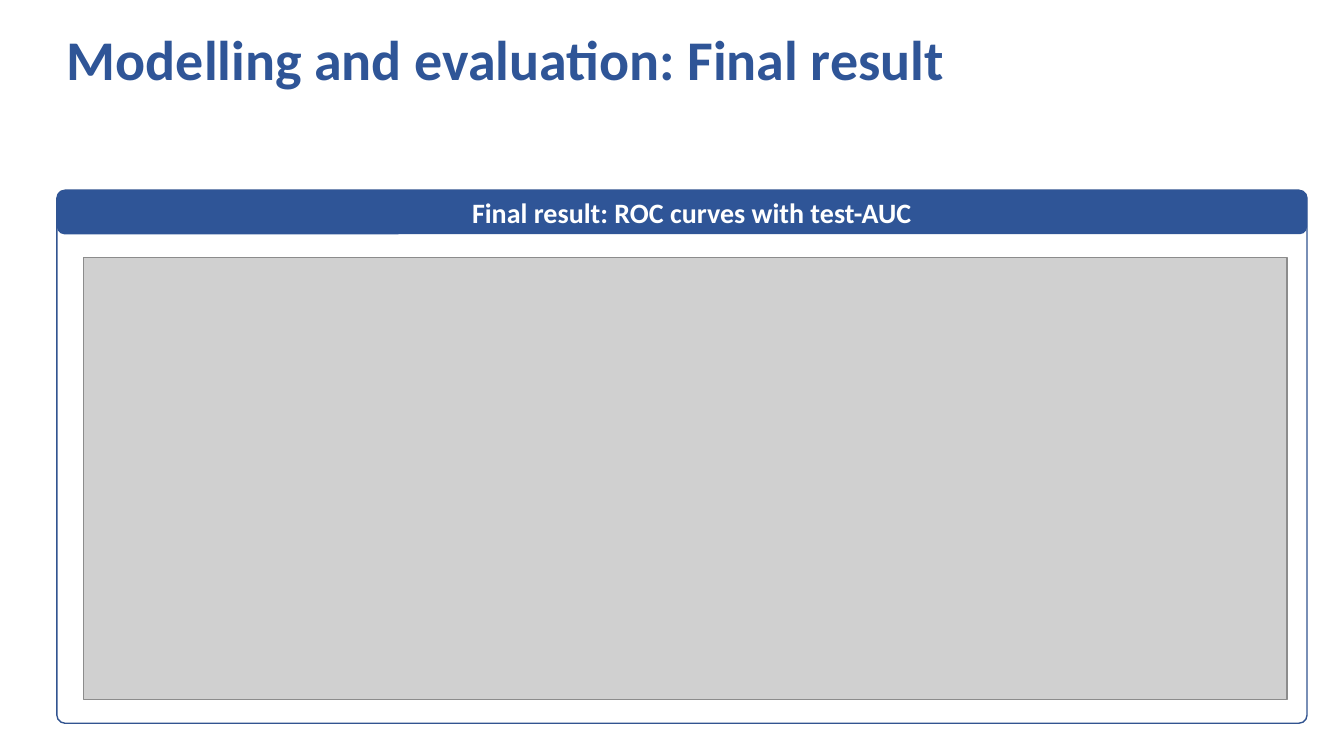
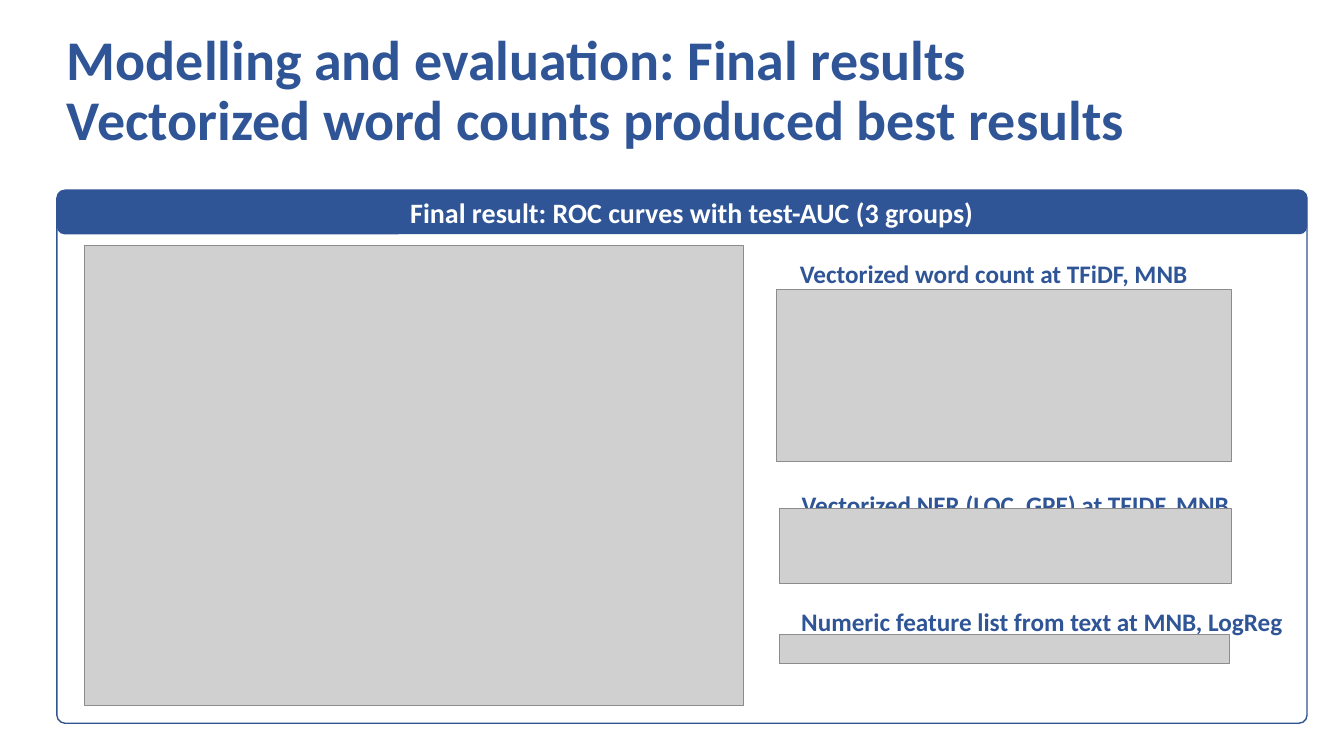
Before and after one commit to TTD-JPO/TDD-project, a slide deck: slide 10 of TDDetection_JED-PeW-OCF_2021009.pptx (slide 9 before the commit). Drawn at 1344x756 pixels with LibreOffice and Linux fonts; fonts in the diff are those of the drawing; grey boxes stand for pictures; background and template pictures are left out. Boxes give left, top, right and bottom in pixels: in the first picture for what was removed or moved away, otherwise in the second. Text is boxed around its words. In the diff, an @@ line names an element or a change of style, - is before the commit and + after.

```diff
--- a/TDDetection_JED-PeW-OCF_2021009.pptx
+++ b/TDDetection_JED-PeW-OCF_2021009.pptx
@@ text at (67,40,1124,149): text changed @@
-Modelling and evaluation: Final result
+Modelling and evaluation: Final results
+Vectorized word counts produced best results
@@ text in rounded rectangle at (410,202,973,228): text changed @@
-Final result: ROC curves with test-AUC
+Final result: ROC curves with test-AUC (3 groups)
@@ picture: place and size @@
-picture at (84,258,1288,700)
+picture at (85,246,743,706)
@@ text added at (800,265,1187,290), 18 pt, text #2F5597, bold @@
+Vectorized word count at TFiDF, MNB
@@ picture added at (777,289,1232,462) @@
@@ picture added at (780,509,1232,585) @@
@@ text added at (802,493,1229,509), 18 pt, text #2F5597, bold @@
+Vectorized NER (LOC, GPE) at TFIDF, MNB
@@ text added at (801,613,1282,637), 18 pt, text #2F5597, bold @@
+Numeric feature list from text at MNB, LogReg
@@ picture added at (779,634,1229,664) @@
```
Also in this commit, not shown: 6 other slides changed, 3 slides added, 1 slide removed.
